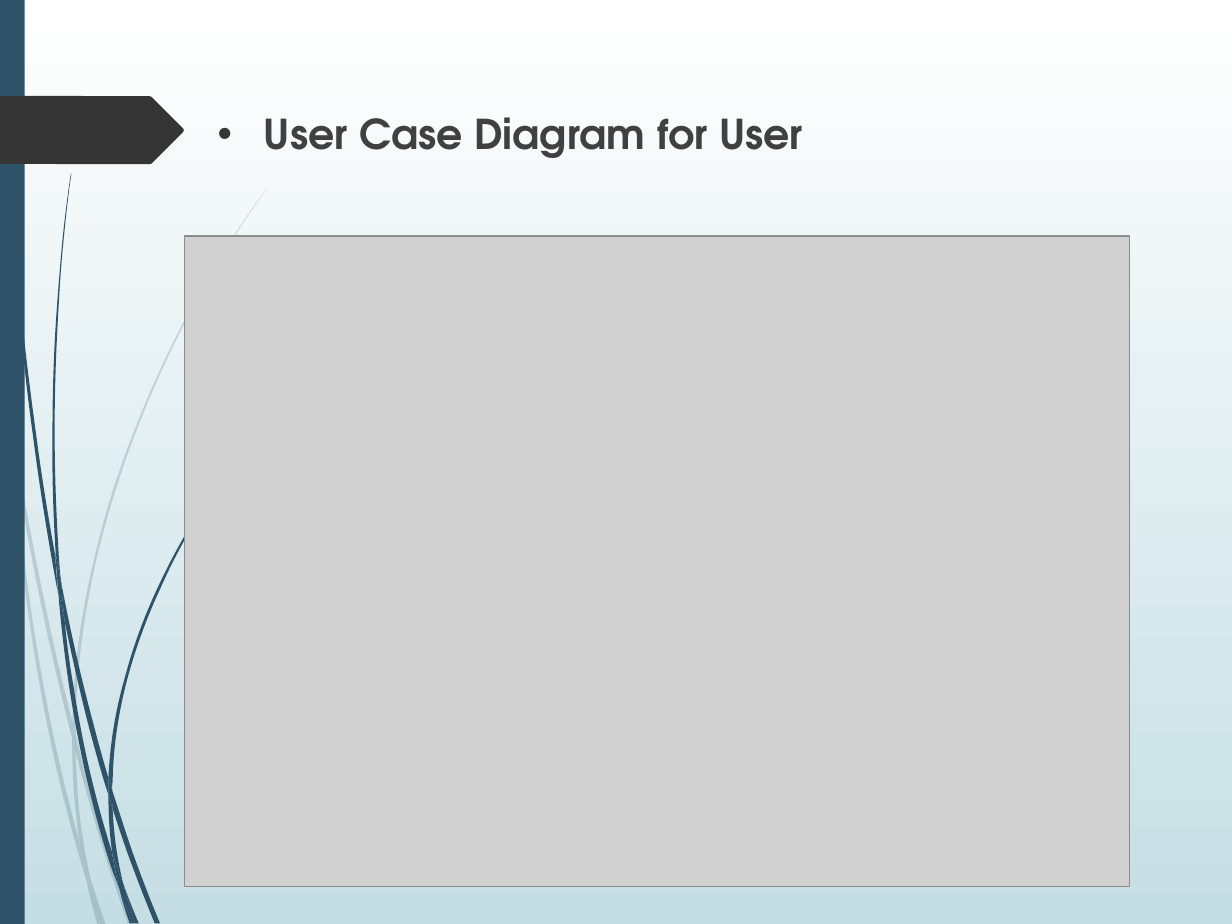
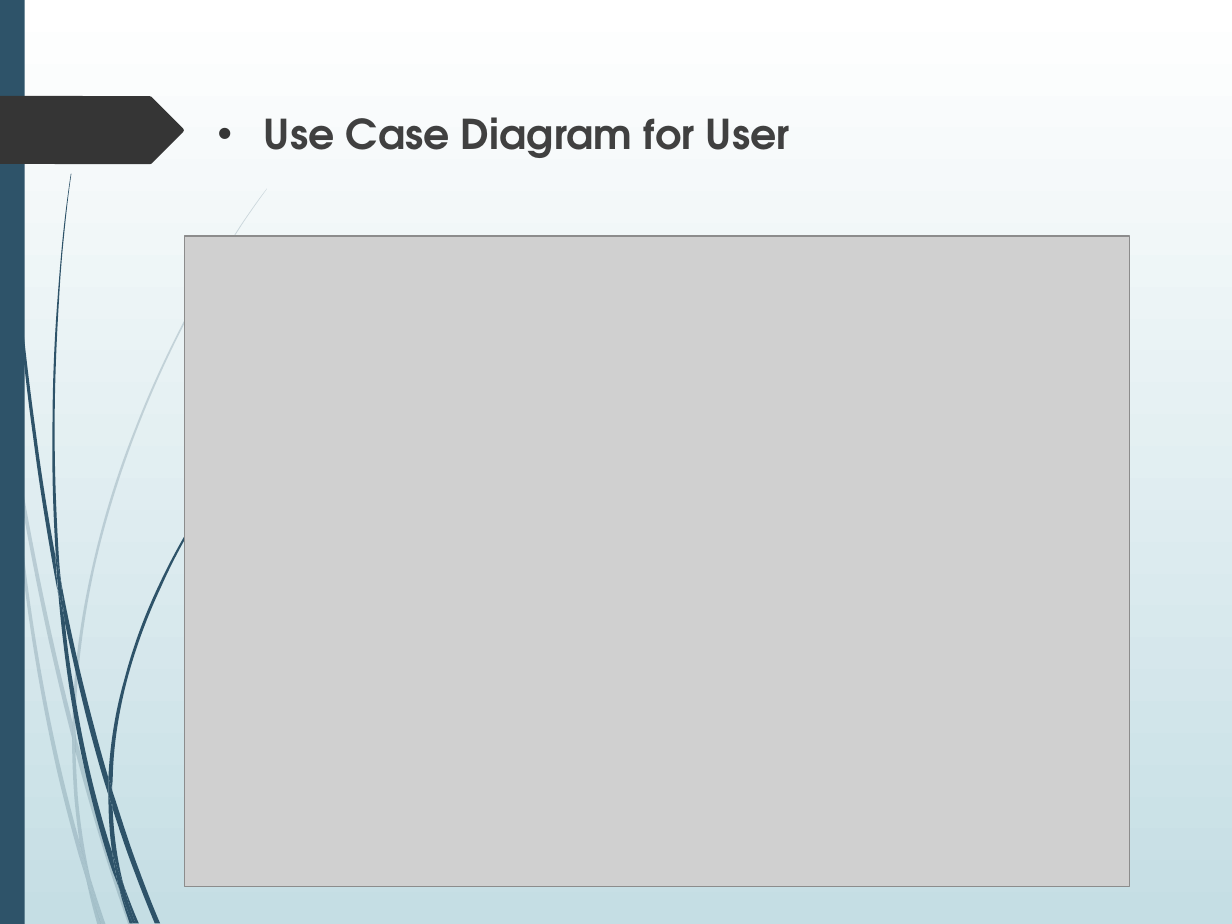
Before and after one commit to aayushi20221/Cloud-Based-Buss-Pass-System, a slide deck: slide 12 of ppt.pptx. Drawn at 1232x924 pixels with LibreOffice and Linux fonts; fonts in the diff are those of the drawing; grey boxes stand for pictures. Boxes give left, top, right and bottom in pixels: in the first picture for what was removed or moved away, otherwise in the second. Text is boxed around its words. In the diff, an @@ line names an element or a change of style, - is before the commit and + after.

```diff
--- a/ppt.pptx
+++ b/ppt.pptx
@@ text at (264, 117, 790, 158): text changed @@
-• User Case Diagram for User
+• Use Case Diagram for User
```
Also in this commit, not shown: 1 slide removed.
